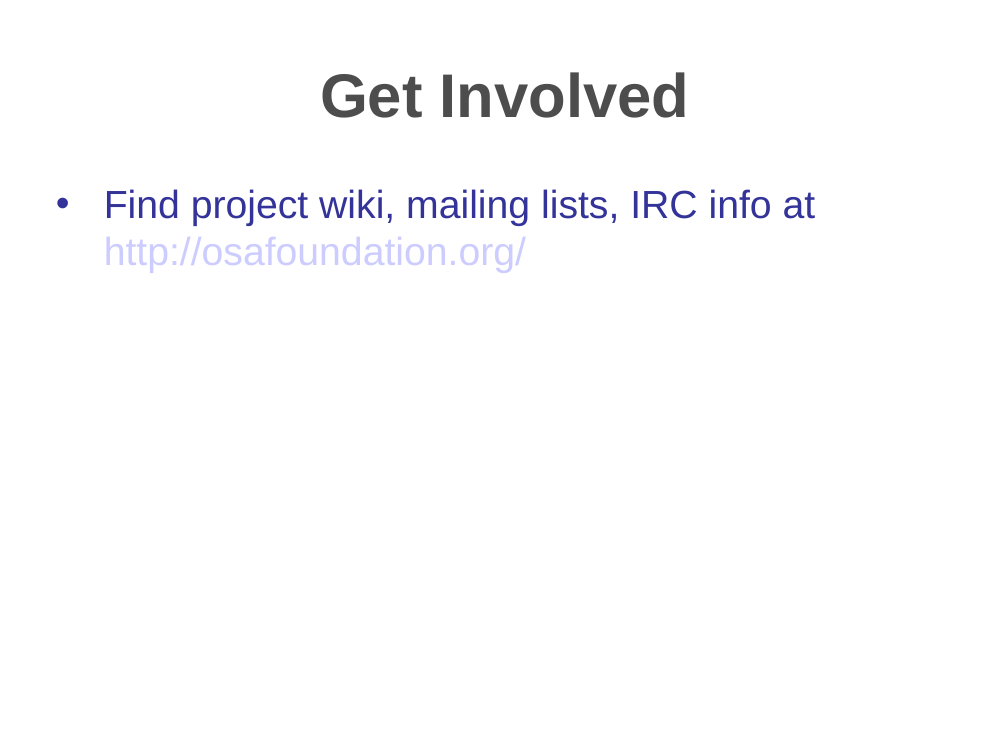
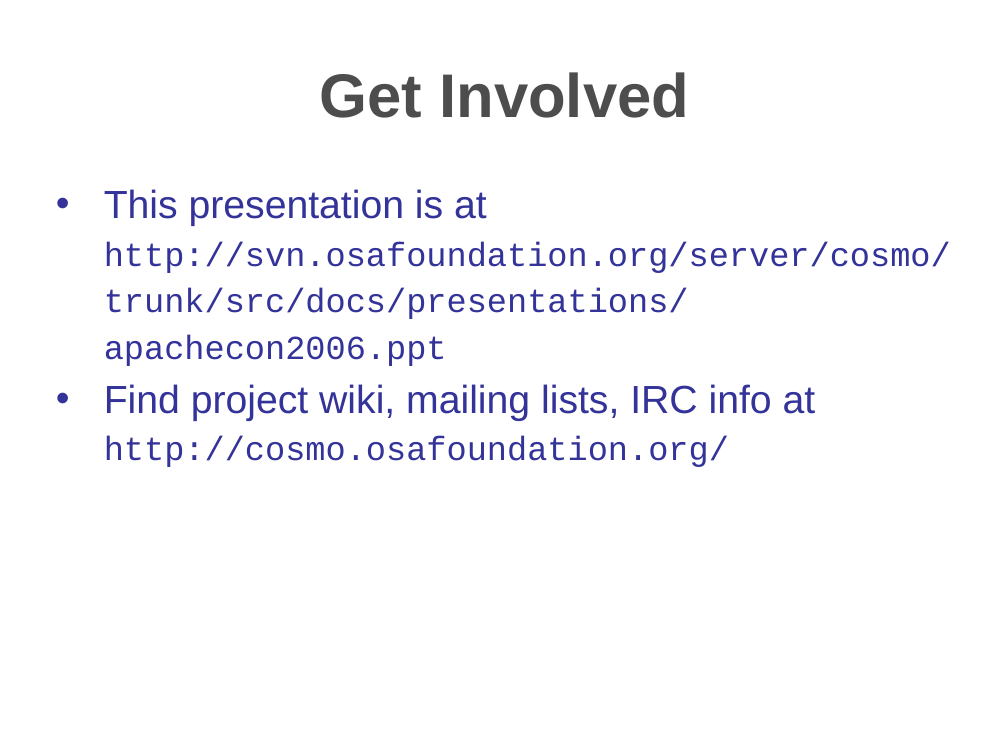
Before and after one commit to hzbarcea/cosmo, a slide deck: slide 29 of src/docs/presentations/apachecon2006.ppt. Drawn at 1008x756 pixels with LibreOffice and Linux fonts; fonts in the diff are those of the drawing; background and template pictures are left out. Boxes give left, top, right and bottom in pixels: in the first picture for what was removed or moved away, otherwise in the second. Text is boxed around its words. In the diff, an @@ line names an element or a change of style, - is before the commit and + after.

```diff
--- a/src/docs/presentations/apachecon2006.ppt
+++ b/src/docs/presentations/apachecon2006.ppt
@@ text at (x1=104, y1=189, x2=951, y2=467): text changed; size 28 to 24 pt; font Arial to Courier New @@
-• Find project wiki, mailing lists, IRC info at http://osafoundation.org/
+• This presentation is at http://svn.osafoundation.org/server/cosmo/trunk/src/docs/presentations/apachecon2006.ppt
+• Find project wiki, mailing lists, IRC info at http://cosmo.osafoundation.org/
```
Also in this commit, not shown: 23 other slides changed, 5 slides added, 5 slides removed.
